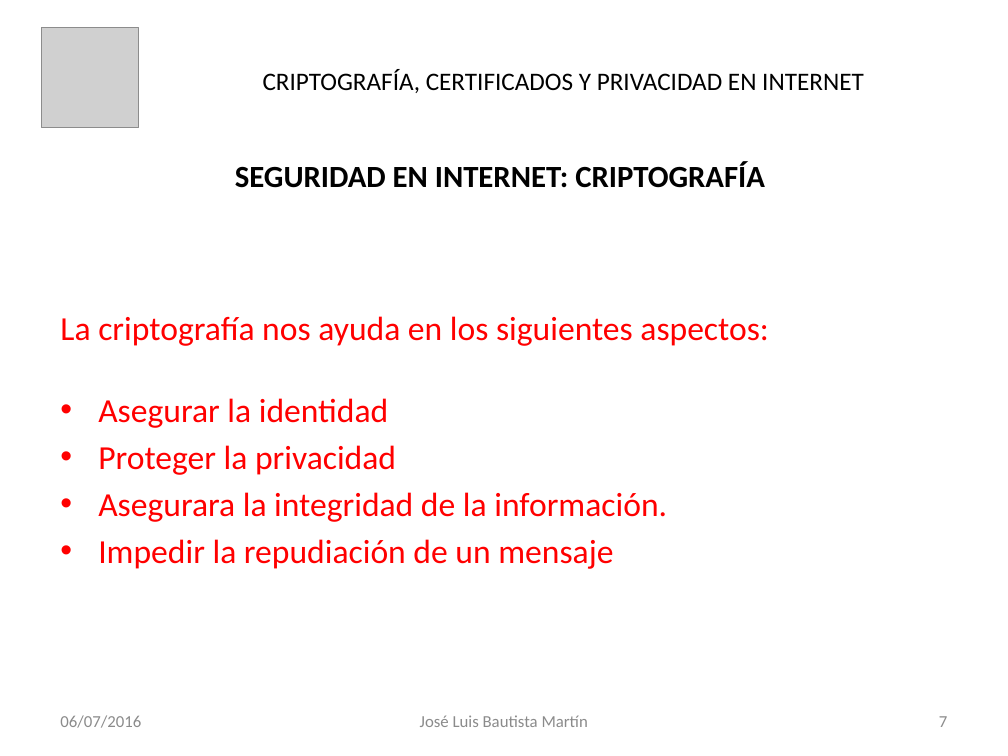
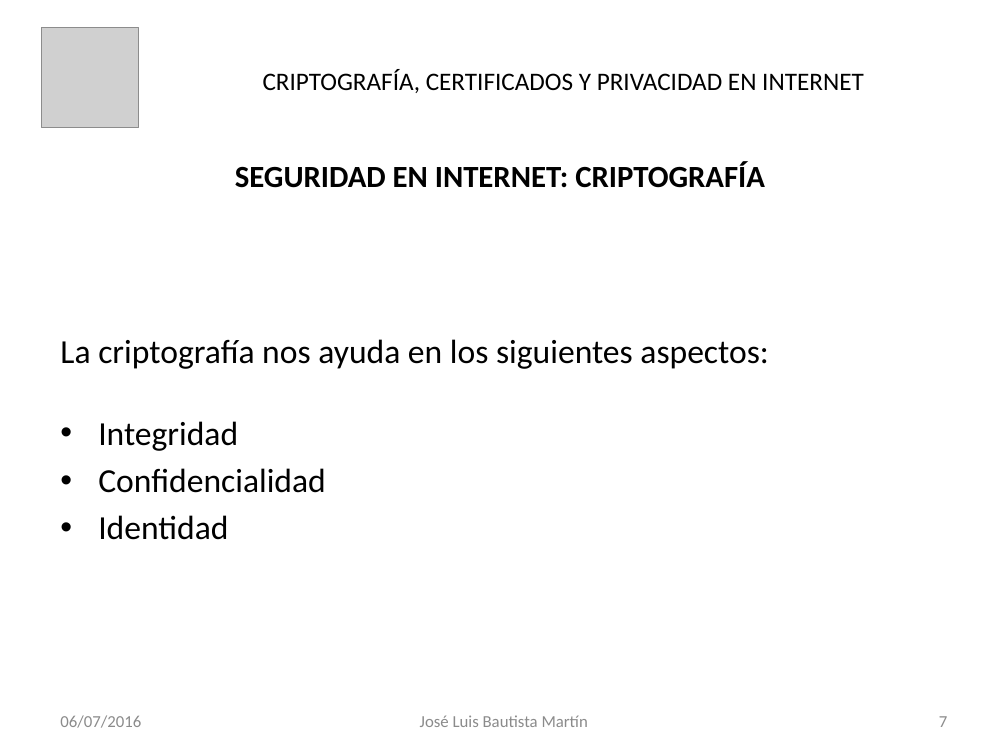
Before and after one commit to jbautistamartin/CapacitacionCriptografiaCertificadosPrivacidad, a slide deck: slide 7 of Documentos/Certicados Digitales.pptx. Drawn at 1008x756 pixels with LibreOffice and Linux fonts; fonts in the diff are those of the drawing; grey boxes stand for pictures. Boxes give left, top, right and bottom in pixels: in the first picture for what was removed or moved away, otherwise in the second. Text is boxed around its words. In the diff, an @@ line names an element or a change of style, - is before the commit and + after.

```diff
--- a/Documentos/Certicados Digitales.pptx
+++ b/Documentos/Certicados Digitales.pptx
@@ text at [60,339,769,369]: text colour #FF0000 to #000000 in "La criptografía nos ayuda en los siguientes ..." @@
@@ text at [98,421,326,540]: text changed; text colour #FF0000 to #000000 @@
-• Asegurar la identidad
-• Proteger la privacidad
-• Asegurara la integridad de la información.
-• Impedir la repudiación de un mensaje
+• Integridad
+• Confidencialidad
+• Identidad
```
Also in this commit, not shown: 15 other slides changed, 9 slides added.
